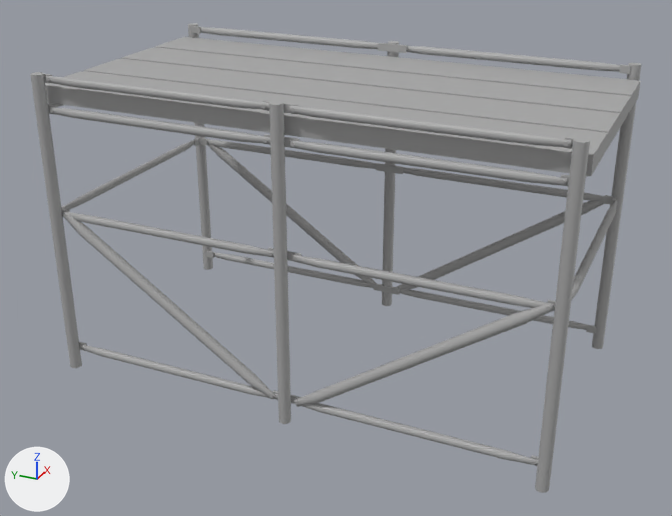
A saved change to the FBX model Content/Enviro/Props/Modular_Scaffolding/S_Scaffolding_Top.fbx.
Both versions are drawn from a 50 mm lens placed at (-4.83, -2.13, 3.11), pointed at (-0.1, 0.0, 0.74). Lighting does not change. The marker at lower left points along +X, +Y and +Z. Where no turn or scale is listed for an object, it has been applied to the vertices.

Names of what the first picture shows: 'Echafaud_Top'.
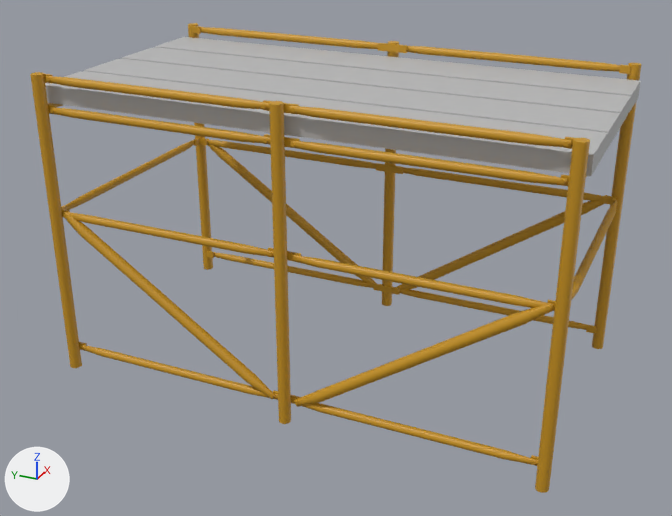
Boxes [x1, y1, x2, y2] around the edits, measured in the pictures (672 x 516 px):
'Echafaud_Top', recoloured
    both: [30, 23, 642, 493]
part 1 of me_mesh, recoloured
    both: [284, 57, 640, 176]
part 2 of me_mesh, recoloured
    both: [45, 37, 390, 133]

The edits, one by one:
Material 'standardSurface1' (mat_standardsurface1) changes colour from grey #aaaaaa to orange #ca951b; in linear values from (0.4, 0.4, 0.4) to (0.588, 0.3, 0.0112).
Material 'Bois' (mat_bois) is new.
Its base color is (0.5, 0.5, 0.5) (grey #bcbcbc).
me_mesh has 3567 vertices, 4110 faces and spans x -1.68..0.01, y -0.02..3.08, z 0.0..1.89.
me_mesh is used by ob_echafaud_top; location (0.831, -1.53, 0.0).
me_mesh part 1: all 28 faces centred in x -1.58..-0.08, y 0.75, z 1.7..1.8 switch from mat_standardsurface1 (grey #aaaaaa) to mat_bois (grey #bcbcbc).
me_mesh part 2: all 28 faces centred in x -1.58..-0.08, y 2.3, z 1.7..1.8 switch from mat_standardsurface1 (grey #aaaaaa) to mat_bois (grey #bcbcbc).
